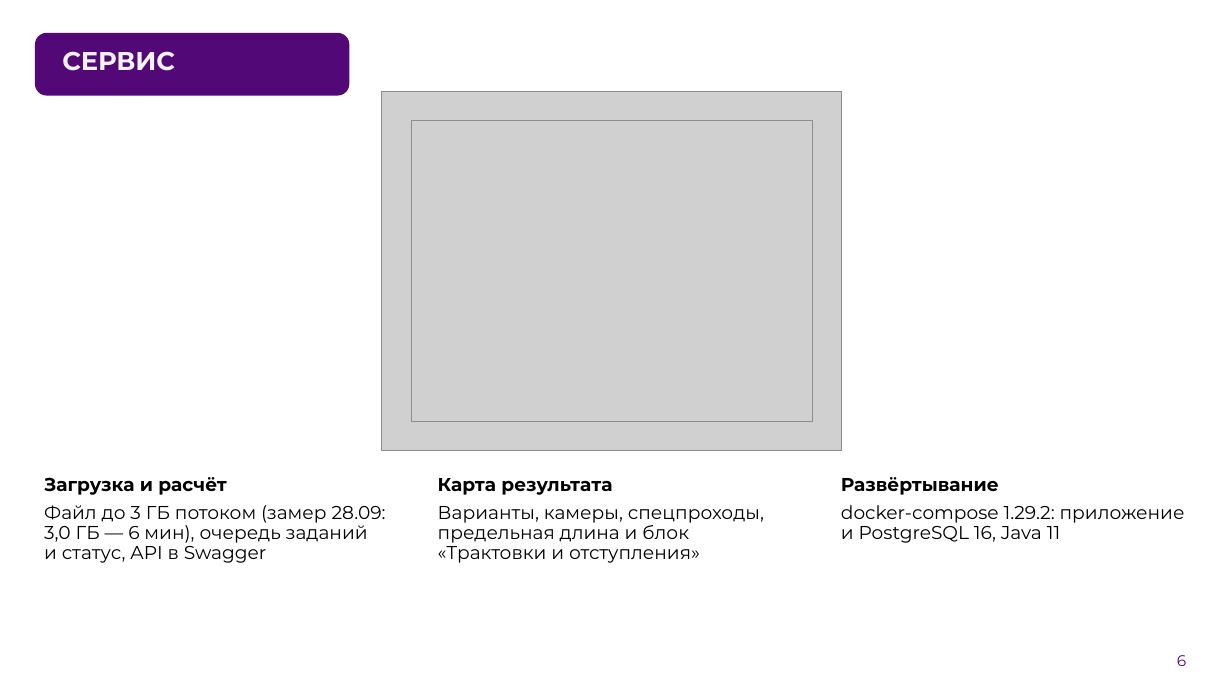
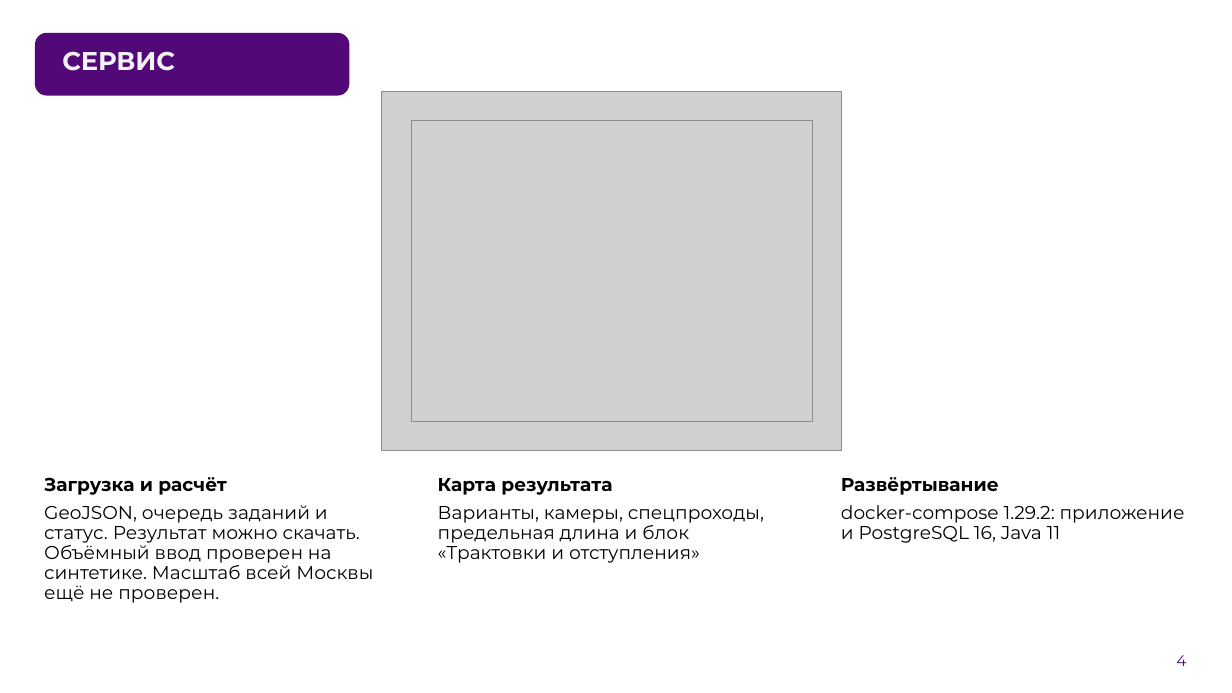
Before and after one commit to Wpresser/LCT-Elades-Heatnet, a slide deck: slide 4 of presentation/dlya_pitcha/Elades_LCT2026_task2_pitch.pptx (slide 6 before the commit). Drawn at 1232x693 pixels with LibreOffice and Linux fonts; fonts in the diff are those of the drawing; grey boxes stand for pictures; background and template pictures are left out. Boxes give left, top, right and bottom in pixels: in the first picture for what was removed or moved away, otherwise in the second. Text is boxed around its words. In the diff, an @@ line names an element or a change of style, - is before the commit and + after.

```diff
--- a/presentation/dlya_pitcha/Elades_LCT2026_task2_pitch.pptx
+++ b/presentation/dlya_pitcha/Elades_LCT2026_task2_pitch.pptx
@@ text at (44,505,373,603): text changed @@
-Файл до 3 ГБ потоком (замер 28.09: 3,0 ГБ — 6 мин), очередь заданий и статус, API в Swagger
+GeoJSON, очередь заданий и статус. Результат можно скачать. Объёмный ввод проверен на синтетике. Масштаб всей Москвы ещё не проверен.
@@ page number at (1176,655,1186,666): text changed @@
-6
+4
```
Also in this commit, not shown: 4 other slides changed, 29 other files.
